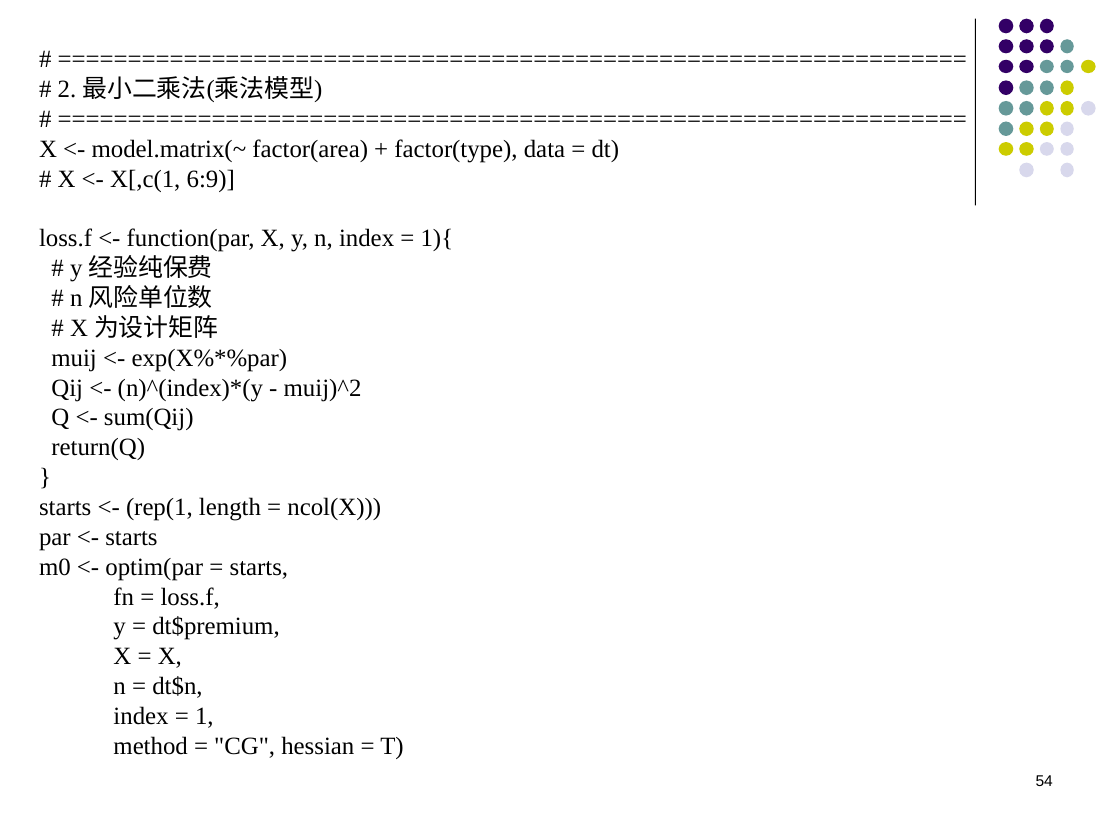
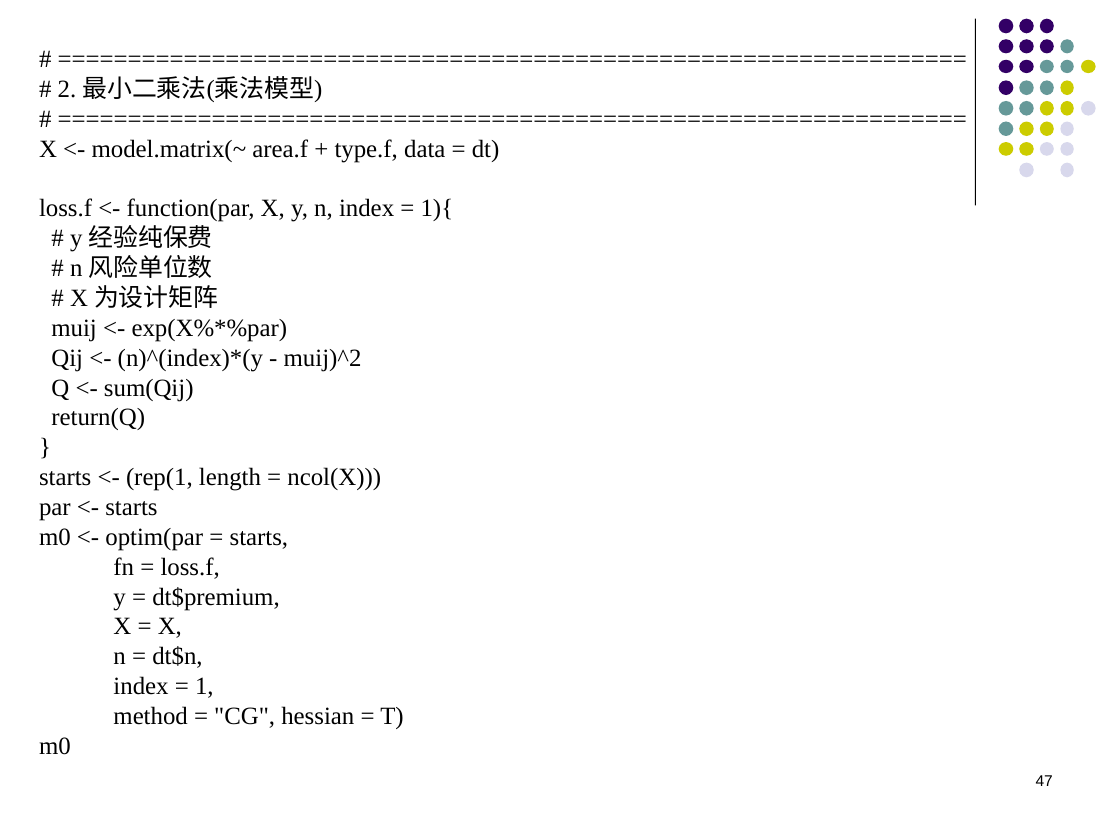
Before and after one commit to lizhengxiao/Non-life-Insurance-Actuarial-Science, a slide deck: slide 47 of Lectures/7 - Classification Rating and Generalized Linear Models.pptx (slide 54 before the commit). Drawn at 1120x840 pixels with LibreOffice and Linux fonts; fonts in the diff are those of the drawing. Boxes give left, top, right and bottom in pixels: in the first picture for what was removed or moved away, otherwise in the second. Text is boxed around its words. In the diff, an @@ line names an element or a change of style, - is before the commit and + after.

```diff
--- a/Lectures/7 - Classification Rating and Generalized Linear Models.pptx
+++ b/Lectures/7 - Classification Rating and Generalized Linear Models.pptx
@@ text at <box>39,139,500,163</box>: text changed @@
-X <- model.matrix(~ factor(area) + factor(type), data = dt)
-# X <- X[,c(1, 6:9)]
+X <- model.matrix(~ area.f + type.f, data = dt)
@@ text at <box>39,737,71,755</box>: paragraph added @@
+m0
@@ page number at <box>1036,775,1053,786</box>: text changed @@
-54
+47
```
Also in this commit, not shown: 13 other slides changed, 7 slides removed, 1 other file.
